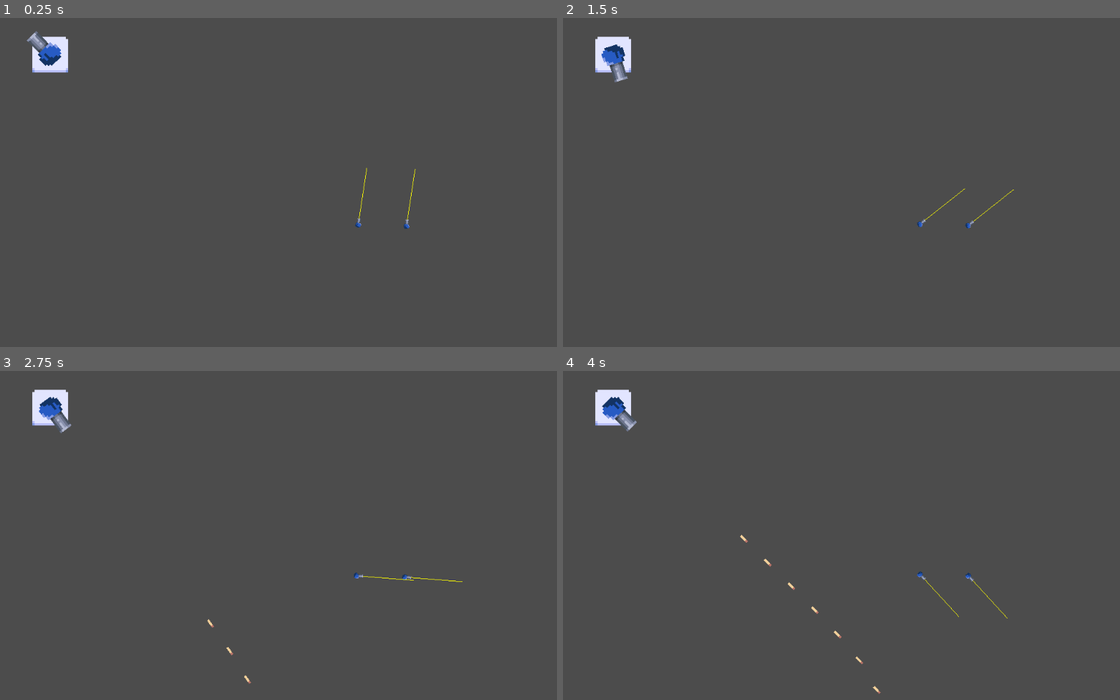
Above: before the commit, frames 1-4 (two rows, left to right).
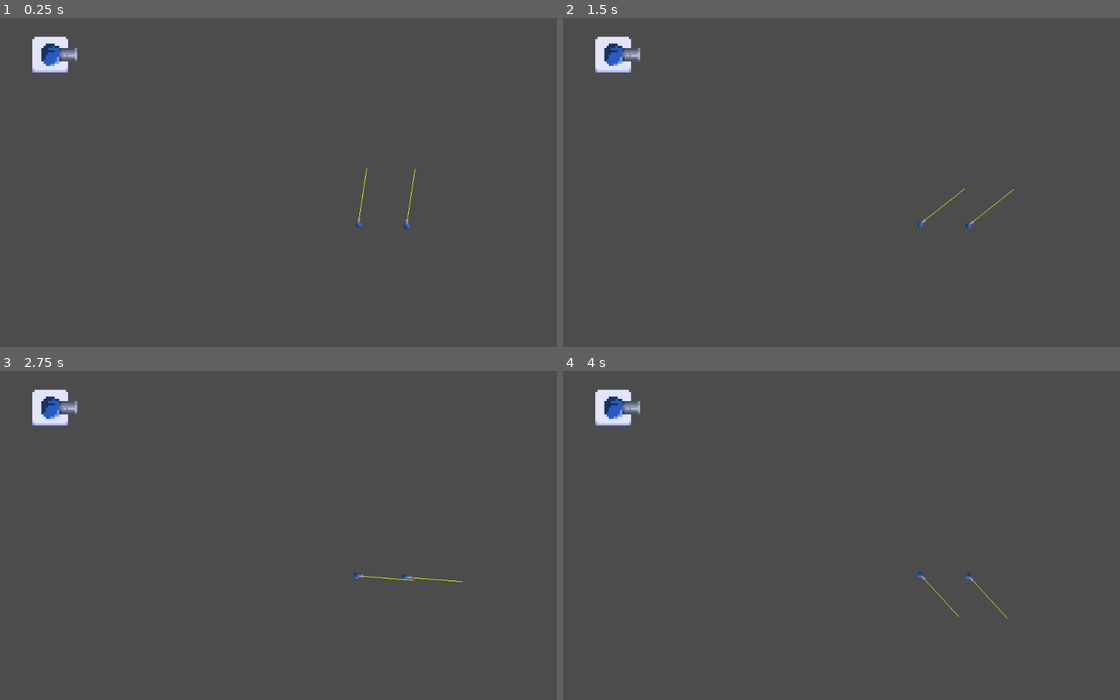
Above: after the commit, the same moments.

Repository: octoshrimpy/bugbots
Game: Godot game, scene res://scenes/root.tscn
Two runs of this game, one before a commit and one after it. Both use one fixed random seed, a clock stepped at 60 frames per second and the inputs below.
Inputs (mouse positions are in pixels of both pictures, inside the frame that each line leads up to):
- Up to frame 1 (0.25 s): no input
- Up to frame 2 (1.5 s): move the mouse to (958, 162) at 0.52 s; click (958, 162) at 0.67 s; move the mouse to (718, 195) at 1.27 s; click (718, 195) at 1.42 s
- Up to frame 3 (2.75 s): move the mouse to (328, 459) at 2.02 s; click (328, 459) at 2.17 s
- Up to frame 4 (4 s): move the mouse to (802, 598) at 2.77 s; click (802, 598) at 2.92 s; move the mouse to (1003, 581) at 3.52 s; click (1003, 581) at 3.67 s

The runs differ from the first frame. In frame 1, 0.4% of the frame differs, in the area x 4-14%, y 3-15%; in frame 2, 0.4%; in frame 3, 0.4%; in frame 4, 0.4%, in the area x 6-58%, y 7-99%.
Error after the commit: Invalid operands 'Nil' and 'float' in operator '*'. (res://scripts/BaseTower/Tower.gd:50)

Commit message:
extract accuracy, remove empty precision variable

Diff:
--- a/scenes/Bug.tscn
+++ b/scenes/bugs/Bug.tscn
@@ -1,6 +1,8 @@
 [gd_scene load_steps=3 format=2]
 
-[ext_resource path="res://sprites/tower_gun_bullet.png" type="Texture" id=1]
+[ext_resource path="res://sprites/towers/tower_gun_1.png" type="Texture" id=1]
+
+
 
 [sub_resource type="SpriteFrames" id=1]
 animations = [ {
--- a/scenes/Bullet_1.tscn
+++ b/scenes/bullets/Bullet_1.tscn
@@ -1,7 +1,8 @@
 [gd_scene load_steps=4 format=2]
 
-[ext_resource path="res://sprites/bullet_1.png" type="Texture" id=1]
+[ext_resource path="res://sprites/bullets/bullet_1.png" type="Texture" id=1]
 [ext_resource path="res://scripts/BaseTower/Bullet 1.gd" type="Script" id=2]
+
 
 [sub_resource type="RectangleShape2D" id=1]
 extents = Vector2( 2.08174, 0.618479 )
--- a/scenes/root.tscn
+++ b/scenes/root.tscn
@@ -1,8 +1,8 @@
 [gd_scene load_steps=5 format=2]
 
-[ext_resource path="res://scenes/Tower.tscn" type="PackedScene" id=1]
-[ext_resource path="res://scenes/Bug.tscn" type="PackedScene" id=2]
-[ext_resource path="res://scripts/Bug.gd" type="Script" id=3]
+[ext_resource path="res://scenes/towers/Tower.tscn" type="PackedScene" id=1]
+[ext_resource path="res://scenes/bugs/Bug.tscn" type="PackedScene" id=2]
+[ext_resource path="res://scripts/bugs/Bug.gd" type="Script" id=3]
 
 [sub_resource type="CapsuleShape2D" id=1]
 radius = 5.71674
@@ -13,14 +13,14 @@
 [node name="Tower" parent="." instance=ExtResource( 1 )]
 position = Vector2( 118.038, 76.3298 )
 
-[node name="Bug" type="Area2D" parent="." instance=ExtResource( 2 )]
+[node name="Bug" parent="." instance=ExtResource( 2 )]
 position = Vector2( 755.366, 380.047 )
 script = ExtResource( 3 )
 
 [node name="CollisionShape2D" type="CollisionShape2D" parent="Bug"]
 shape = SubResource( 1 )
 
-[node name="Bug2" type="Area2D" parent="." instance=ExtResource( 2 )]
+[node name="Bug2" parent="." instance=ExtResource( 2 )]
 position = Vector2( 669.073, 377.683 )
 script = ExtResource( 3 )
 
--- a/scenes/Tower.tscn
+++ b/scenes/towers/Tower.tscn
@@ -1,7 +1,7 @@
 [gd_scene load_steps=5 format=2]
 
-[ext_resource path="res://sprites/tower_gun_bullet.png" type="Texture" id=1]
-[ext_resource path="res://sprites/tower_platform_1.png" type="Texture" id=2]
+[ext_resource path="res://sprites/towers/tower_gun_1.png" type="Texture" id=1]
+[ext_resource path="res://sprites/towers/tower_platform_1.png" type="Texture" id=2]
 [ext_resource path="res://scripts/BaseTower/Tower.gd" type="Script" id=3]
 [ext_resource path="res://scripts/BaseTower/Gun.gd" type="Script" id=4]
 
--- a/scripts/BaseTower/Tower.gd
+++ b/scripts/BaseTower/Tower.gd
@@ -10,18 +10,18 @@
 var precision
 var turret_range
 var target_xy
-var math = load("res://scripts/AngleMath.gd")
+var accuracy
+var math = load("res://scripts/bugbotlib/AngleMath.gd")
 onready var gun = $Gun
 
 func _init():
-  bullet_scene = preload("res://scenes/Bullet_1.tscn")
+  bullet_scene = preload("res://scenes/bullets/Bullet_1.tscn")
   range_min = 60 # Minimum range a tower can fire
   range_max = 500 # Maximum range a tower can fire
   fire_rate = 10 # Number of bullets shot per second
   fire_speed = 150 # Speed of bullet - px/sec
   rotation_speed = 3 # [1..10] Speed tower turns towards target
-  precision =  5 # @octoshrimpy Is this variable per tower? What does this affect?
-  gun = $Gun
+  accuracy =  0.1 # angle difference between current tower angle and perfect angle towards target
 
 # Called every frame. 'delta' is the elapsed time since the previous frame.
 func _process(delta):
@@ -29,7 +29,7 @@
 
   if target_within_range():
     var rotation_difference = aim_towards_target()
-    if rotation_difference < 0.1: # Should this be extracted to an "accuracy" variable?
+    if rotation_difference < accuracy:
       gun.shoot(target_xy)
 
 # func _input(event):
Renamed: scripts/AngleMath.gd -> scripts/bugbotlib/AngleMath.gd
Renamed: scripts/Bug.gd -> scripts/bugs/Bug.gd
Renamed: sprites/bullet_1.png -> sprites/bullets/bullet_1.png
Not shown, changed: sprites/bullets/bullet_1.png.import
Renamed: sprites/tower_gun_bullet.png -> sprites/towers/tower_gun_1.png
Not shown, changed: sprites/towers/tower_gun_1.png.import
Renamed: sprites/tower_platform_1.png -> sprites/towers/tower_platform_1.png
Not shown, changed: sprites/towers/tower_platform_1.png.import
